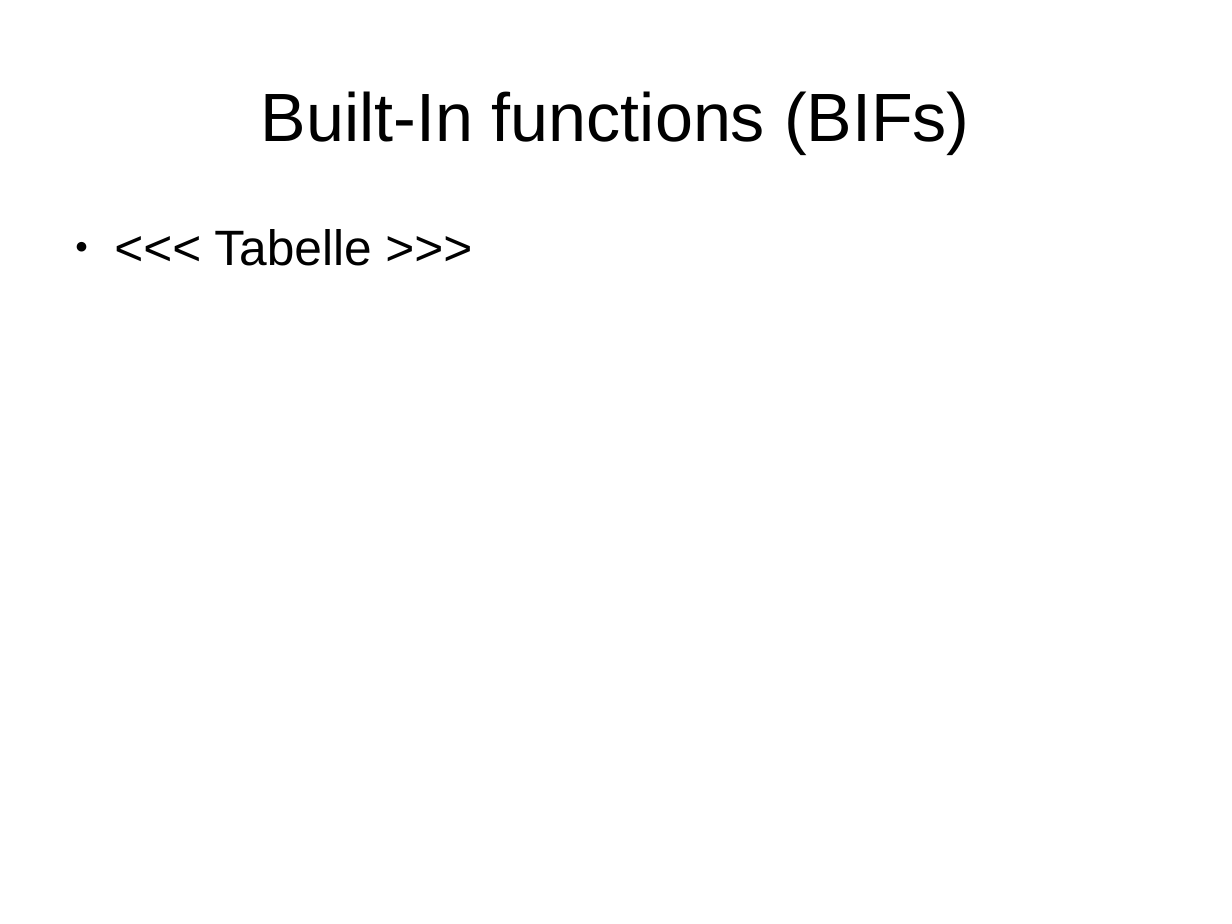
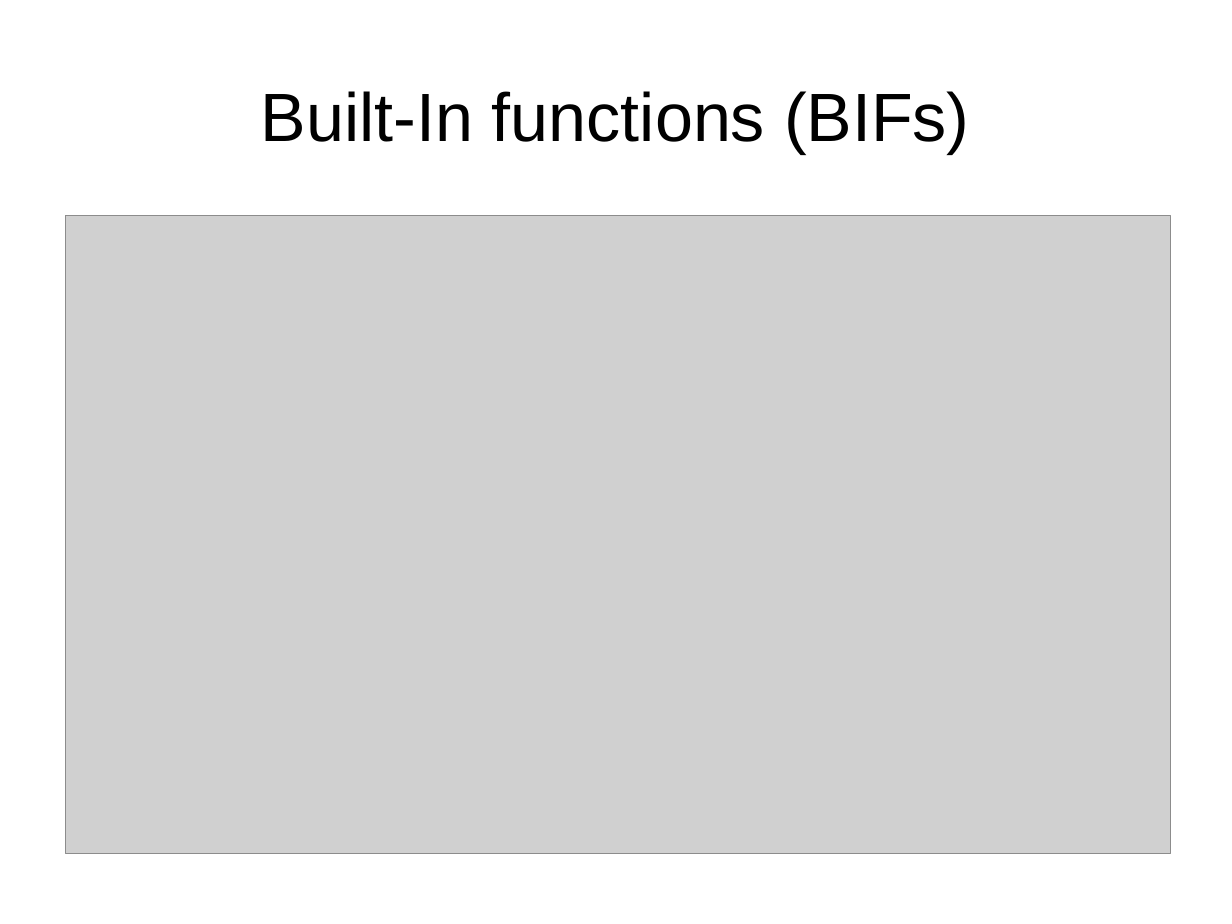
Before and after one commit to dbt0210/PythonPlayground, a slide deck: slide 11 of dropbox/vortrag.odp. Drawn at 1232x924 pixels with LibreOffice and Linux fonts; fonts in the diff are those of the drawing; grey boxes stand for pictures. Boxes give left, top, right and bottom in pixels: in the first picture for what was removed or moved away, otherwise in the second. Text is boxed around its words. In the diff, an @@ line names an element or a change of style, - is before the commit and + after.

Commit message:
modified presentation

```diff
--- a/dropbox/vortrag.odp
+++ b/dropbox/vortrag.odp
@@ picture added at [66, 216, 1171, 854] @@
@@ text removed at [214, 229, 371, 266] @@
-● <<< Tabelle >>>
```
Also in this commit, not shown: 1 other slide changed, 1 slide added.
